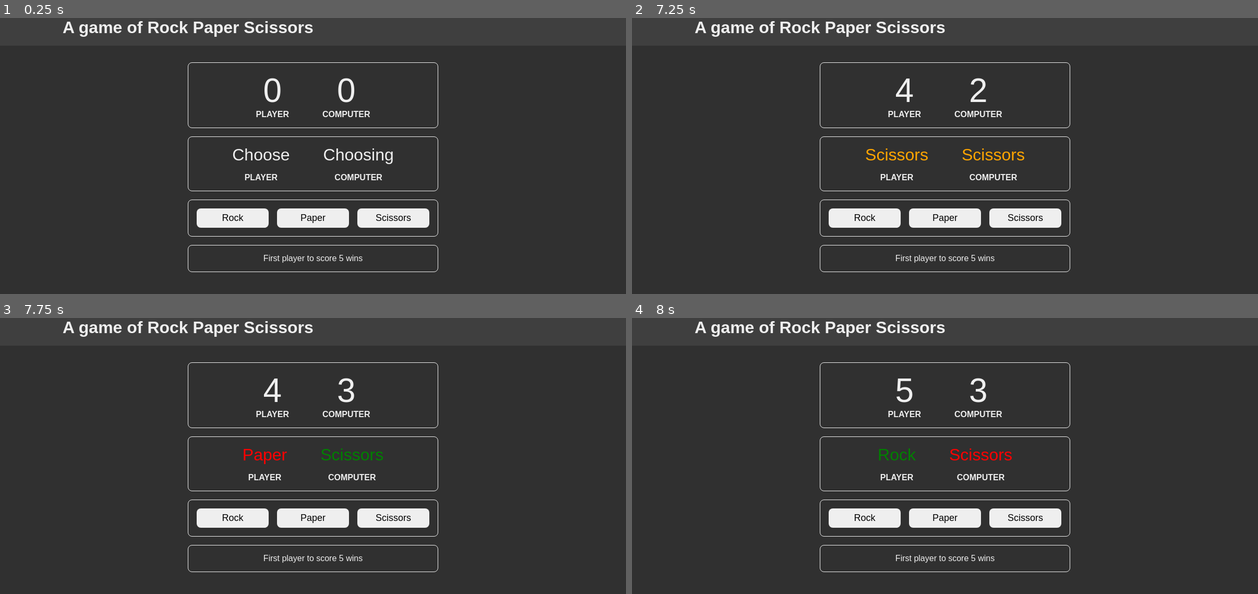
Above: before the commit, frames 1-4 (two rows, left to right).
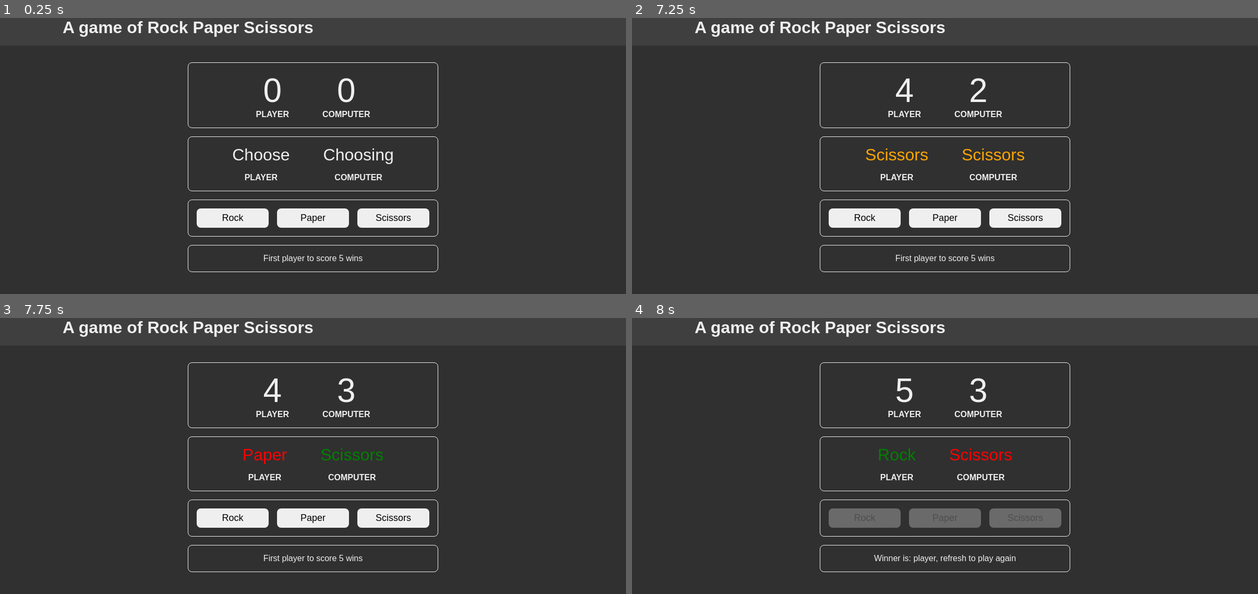
Above: after the commit, the same moments.

Repository: sadakatu-tanzil/odin-rock-paper-scissors
Game: browser game, page index.html
Two runs of this game, one before a commit and one after it. Both use one fixed random seed, a clock stepped at 60 frames per second and the inputs below.
Inputs:
- Up to frame 1 (0.25 s): no input
- Up to frame 2 (7.25 s): click "Rock" at 1.27 s; click "Paper" at 1.87 s; click "Scissors" at 2.02 s; click "Rock" at 2.47 s; click "Scissors" at 3.07 s; click "Paper" at 3.67 s; click "Scissors" at 4.27 s; click "Paper" at 4.52 s; click "Rock" at 4.87 s; click "Scissors" at 5.47 s; click "Rock" at 6.07 s; click "Paper" at 6.67 s; click "Scissors" at 7.02 s
- Up to frame 3 (7.75 s): click "Paper" at 7.27 s
- Up to frame 4 (8 s): click "Rock" at 7.87 s

Frames 1-3 are identical in both runs. In frame 4, 2.6% of the frame differs, in the area x 31-69%, y 68-89%.

Commit message:
added winner declaration mechanics, removed comments

Diff:
--- a/script.js
+++ b/script.js
@@ -6,6 +6,7 @@
 const playerScoreElement = document.querySelector("#player-score");
 const computerChoiceElement = document.querySelector("#computer-choice");
 const computerScoreElement = document.querySelector("#computer-score");
+const winnerDeclaration = document.querySelector(".winner");
 
 displayScore();
 
@@ -21,29 +22,13 @@
   });
 });
 
-// playGame(5);
-
 function getComputerChoice() {
   const choices = ["rock", "paper", "scissors"];
   const randomInteger = Math.floor(Math.random() * 3);
   return choices[randomInteger];
 }
 
-// function getHumanChoice() {
-//   const choice = prompt("Pick one between rock, paper and scissors");
-//   return choice.trim().toLowerCase();
-// }
-
 function playRound(humanChoice, computerChoice) {
-  // if (
-  //   humanChoice !== "rock" &&
-  //   humanChoice !== "paper" &&
-  //   humanChoice !== "scissors"
-  // ) {
-  //   alert("Invalid choice, mate!");
-  //   return;
-  // }
-
   if (humanChoice === computerChoice) {
     computerChoiceElement.classList.remove(
       "text-red",
@@ -59,7 +44,6 @@
 
     computerChoiceElement.classList.add("text-orange");
     playerChoiceElement.classList.add("text-orange");
-    // console.log("it's a draw!");
     return;
   }
 
@@ -83,7 +67,6 @@
     );
     computerChoiceElement.classList.add("text-green");
     playerChoiceElement.classList.add("text-red");
-    // console.log(`you lose! ${computerChoice} beats ${humanChoice}`);
   } else {
     humanScore++;
     displayScore();
@@ -100,31 +83,29 @@
     );
     playerChoiceElement.classList.add("text-green");
     computerChoiceElement.classList.add("text-red");
-    // console.log(`you win! ${humanChoice} beats ${computerChoice}`);
   }
+  declareWinner();
 }
-
-// function playGame(repeat) {
-//   for (let i = 1; i <= repeat; i++) {
-//     const humanSelection = getHumanChoice();
-//     const computerSelection = getComputerChoice();
-//     playRound(humanSelection, computerSelection);
-//   }
-
-//   console.log(`Score: Human ${humanScore}, Computer ${computerScore}`);
-
-//   let winner = "";
-
-//   if (humanScore > computerScore) {
-//     winner = "player";
-//   } else {
-//     winner = "computer";
-//   }
-
-//   console.log(`Winner: ${winner}`);
-// }
 
 function displayScore() {
   playerScoreElement.textContent = humanScore;
   computerScoreElement.textContent = computerScore;
 }
+
+function disableButtons() {
+  playerButtons.forEach((button) => button.setAttribute("disabled", ""));
+}
+
+function declareWinner() {
+  let winner = "";
+  if (computerScore === 5) {
+    winner = "computer";
+    disableButtons();
+    winnerDeclaration.textContent = `Winner is: ${winner}, refresh to play again`;
+  }
+  if (humanScore === 5) {
+    winner = "player";
+    disableButtons();
+    winnerDeclaration.textContent = `Winner is: ${winner}, refresh to play again`;
+  }
+}
